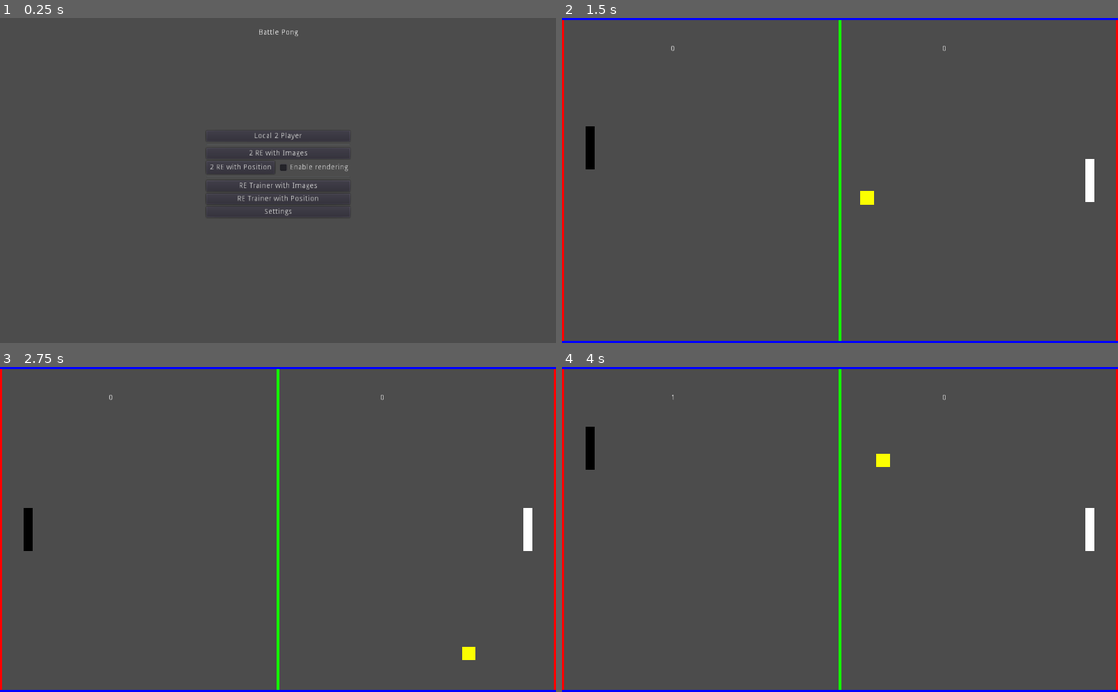
Above: before the commit, frames 1-4 (two rows, left to right).
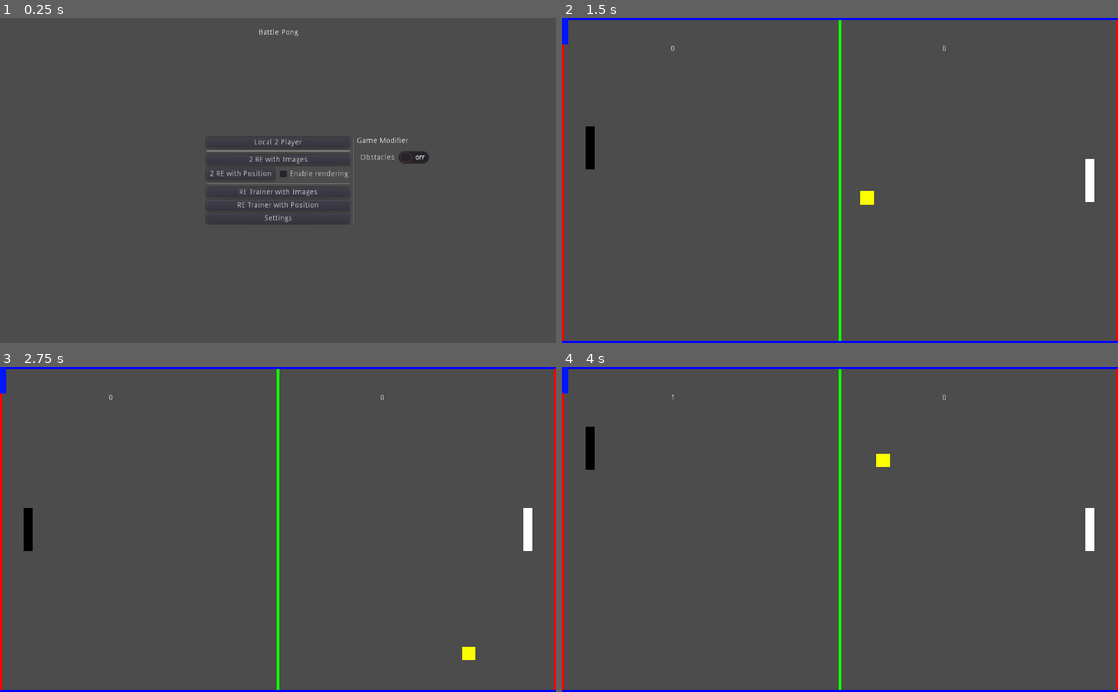
Above: after the commit, the same moments.

Repository: Usatas/Battle-Pong
Game: Godot game, scene res://MainMenu.tscn
Same seed, same stepped clock (60 frames per second), same inputs: the game is played once before the commit and once after it.
Inputs (mouse positions are in pixels of both pictures, inside the frame that each line leads up to):
- Up to frame 1 (0.25 s): no input
- Up to frame 2 (1.5 s): click "Local 2 Player" at 0.5 s; tap Space (start_game) at 1.25, 1.35 s; move the mouse to (962, 164) at 1.27 s; hold W (player_one_up) from 1.28 s (still down); click (962, 164) at 1.42 s
- Up to frame 3 (2.75 s): move the mouse to (166, 545) at 2.02 s; release W (player_one_up) at 2.03 s; hold S (player_one_down) from 2.03 s (still down); tap Space (start_game) at 2.1 s
- Up to frame 4 (4 s): move the mouse to (895, 458) at 2.77 s; release S (player_one_down) at 2.78 s; hold W (player_one_up) from 2.78 s (still down); tap Space (start_game) at 2.85, 3.5, 3.6 s; move the mouse to (812, 594) at 3.52 s; click (812, 594) at 3.67 s

The runs differ from the first frame. In frame 1, 1.7% of the frame differs, in the area x 37-78%, y 35-64%; in frame 2, less than 0.1%; in frame 3, less than 0.1%; in frame 4, less than 0.1%.

Commit message:
# Einfuehrung der von oben nach unten fallenden Hindernisse * Koennen im Hauptmenue eingeschaltet werden * Die Geschwindigkeit ist vorerst noch im Code Obstacle.gd festeingestellt, wird in zukuenftigen Commits aber dynamisch gestaltet * Eine Einstellung ueber das SettingsWindow ist ebenfalls geplant * Sobald das Hindernisses den unteren Bildschirmrand vollstaendig verlassen hat, wird die der Block auf den Oberen Rand gesetzt, von wo aus das Hinternis sich wieder herunter bewegt

Diff:
--- a/Battle Pong/Ball.gd
+++ b/Battle Pong/Ball.gd
@@ -41,7 +41,8 @@
                 ball_hit_paddle(get_tree().get_root().find_node("PlayerOne", true, false).position, get_tree().get_root().find_node("PlayerOne", true, false).get_shape(), true)
             elif collision.collider.name == "PlayerTwo":
                 ball_hit_paddle(get_tree().get_root().find_node("PlayerTwo", true, false).position, get_tree().get_root().find_node("PlayerTwo", true, false).get_shape(), false)
-
+            elif collision.collider.name =="Obstacle":
+                velocity = velocity.bounce(collision.normal)
                 pass
                 # velocity.x *=-1
                 # var localCollisionPos = collision.Position - collision.collider.Position;
--- a/Battle Pong/GameSettings.gd
+++ b/Battle Pong/GameSettings.gd
@@ -4,6 +4,7 @@
 export var learn_with_images = true
 export var trainings_mode_enabled = false
 export var local_two_player = false
+export var obstacles_enabled = false
 
 # Constant values !!!! Keep always up to date !!!
 var display_window_width = 1024
--- a/Battle Pong/Main.gd
+++ b/Battle Pong/Main.gd
@@ -16,6 +16,8 @@
 var action_player_two =  InputEventAction.new()
 var next_step_player_two = false
 var action_trainer_two = ""
+
+
 
 var Ball = preload("Ball.tscn")
 var ball = Ball.instance()
@@ -75,10 +77,16 @@
     set_ball()
     $PlayerOne.start($StartPositionPlayerOne.position)
     $PlayerTwo.start($StartPositionPlayerTwo.position)
+    if $"/root/GameSettings".obstacles_enabled:
+        set_obstacle()
+
     display_message()
     update_score()
     pause()
 
+func set_obstacle():
+
+    $Obstacle.start($StartPositionObstacleTop.position)
 
 func _input(_event):
     if Input.is_key_pressed(KEY_SPACE):
@@ -93,6 +101,7 @@
         update_score()
     playing = true
     ball.set_playing(playing)
+    $Obstacle.set_playing(playing)
     $DisplayMessage.visible = false
 
 
@@ -130,6 +139,8 @@
         display_message()
         playing = false
         score_event = false
+        $Obstacle.set_playing(playing)
+
 
 
 func update_score():
@@ -169,6 +180,7 @@
         else:
             message = P2_WIN
         display_message()
+
 
 
 
@@ -383,12 +395,14 @@
     ball.set_pause(true)
     $PlayerOne.set_pause(true)
     $PlayerTwo.set_pause(true)
+    $Obstacle.set_pause(true)
 
 func unpause():
     #print("unpause")
     ball.set_pause(false)
     $PlayerOne.set_pause(false)
     $PlayerTwo.set_pause(false)
+    $Obstacle.set_pause(false)
 
 
 func _on_LocalTwoPlayerTimer_timeout():
@@ -396,5 +410,7 @@
     $PlayerOne.run(game_playtime_per_step)
     $PlayerTwo.run(game_playtime_per_step)
     ball.run(game_playtime_per_step)
+    if $"/root/GameSettings".obstacles_enabled:
+        $Obstacle.run(game_playtime_per_step)
     timeout()
     pass # Replace with function body.
--- a/Battle Pong/Main.tscn
+++ b/Battle Pong/Main.tscn
@@ -1,8 +1,10 @@
-[gd_scene load_steps=4 format=2]
+[gd_scene load_steps=6 format=2]
 
 [ext_resource path="res://Player.tscn" type="PackedScene" id=1]
 [ext_resource path="res://Main.gd" type="Script" id=2]
 [ext_resource path="res://Wall.tscn" type="PackedScene" id=3]
+[ext_resource path="res://Obstacle.tscn" type="PackedScene" id=4]
+[ext_resource path="res://Obstacle.gd" type="Script" id=5]
 
 [node name="Node2D" type="Node2D"]
 pause_mode = 2
@@ -85,6 +87,15 @@
 
 [node name="LocalTwoPlayerTimer" type="Timer" parent="."]
 wait_time = 0.01
+
+[node name="Obstacle" parent="." instance=ExtResource( 4 )]
+script = ExtResource( 5 )
+
+[node name="StartPositionObstacleTop" type="Position2D" parent="."]
+position = Vector2( 512, 0 )
+
+[node name="StartPositionObstacleBottom" type="Position2D" parent="."]
+position = Vector2( 512, 600 )
 [connection signal="hit" from="PlayerTwo" to="." method="_on_PlayerTwo_hit"]
 [connection signal="hit" from="PlayerOne" to="." method="_on_PlayerOne_hit"]
 [connection signal="timeout" from="LocalTwoPlayerTimer" to="." method="_on_LocalTwoPlayerTimer_timeout"]
--- a/Battle Pong/MainMenu.gd
+++ b/Battle Pong/MainMenu.gd
@@ -70,3 +70,10 @@
 
 func _on_but_settings_pressed():
     get_tree().change_scene("res://SettingsWindow.tscn")
+
+
+
+func _on_ckb_Obstackles_pressed():
+    $"/root/GameSettings".obstacles_enabled = $HBoxContainer/VBoxContainer/ckb_Obstackles.pressed
+    print($"/root/GameSettings".obstacles_enabled)
+    pass # Replace with function body.
--- a/Battle Pong/MainMenu.tscn
+++ b/Battle Pong/MainMenu.tscn
@@ -24,46 +24,53 @@
 "_edit_use_anchors_": false
 }
 
-[node name="vbox_two_learner" type="VBoxContainer" parent="."]
+[node name="HBoxContainer" type="HBoxContainer" parent="."]
 anchor_left = 0.5
 anchor_top = 0.5
 anchor_right = 0.5
 anchor_bottom = 0.5
 margin_left = -132.5
-margin_top = -92.0
+margin_top = -80.0
 margin_right = 132.5
-margin_bottom = 92.0
+margin_bottom = 80.0
 __meta__ = {
 "_edit_use_anchors_": false
 }
 
-[node name="but_local_two_player" type="Button" parent="vbox_two_learner"]
+[node name="vbox_two_learner" type="VBoxContainer" parent="HBoxContainer"]
+margin_right = 265.0
+margin_bottom = 160.0
+__meta__ = {
+"_edit_use_anchors_": false
+}
+
+[node name="but_local_two_player" type="Button" parent="HBoxContainer/vbox_two_learner"]
 margin_right = 265.0
 margin_bottom = 20.0
 text = "Local 2 Player"
 
-[node name="HSeparator2" type="HSeparator" parent="vbox_two_learner"]
+[node name="HSeparator2" type="HSeparator" parent="HBoxContainer/vbox_two_learner"]
 margin_top = 24.0
 margin_right = 265.0
 margin_bottom = 28.0
 
-[node name="but_two_re_with_images" type="Button" parent="vbox_two_learner"]
+[node name="but_two_re_with_images" type="Button" parent="HBoxContainer/vbox_two_learner"]
 margin_top = 32.0
 margin_right = 265.0
 margin_bottom = 52.0
 text = "2 RE with Images"
 
-[node name="HBoxContainer" type="HBoxContainer" parent="vbox_two_learner"]
+[node name="HBoxContainer" type="HBoxContainer" parent="HBoxContainer/vbox_two_learner"]
 margin_top = 56.0
 margin_right = 265.0
 margin_bottom = 80.0
 
-[node name="but_two_re_with_position" type="Button" parent="vbox_two_learner/HBoxContainer"]
+[node name="but_two_re_with_position" type="Button" parent="HBoxContainer/vbox_two_learner/HBoxContainer"]
 margin_right = 126.0
 margin_bottom = 24.0
 text = "2 RE with Position"
 
-[node name="cb_rendering_enabled" type="CheckBox" parent="vbox_two_learner/HBoxContainer"]
+[node name="cb_rendering_enabled" type="CheckBox" parent="HBoxContainer/vbox_two_learner/HBoxContainer"]
 margin_left = 130.0
 margin_right = 265.0
 margin_bottom = 24.0
@@ -72,28 +79,49 @@
 "_edit_use_anchors_": false
 }
 
-[node name="HSeparator" type="HSeparator" parent="vbox_two_learner"]
+[node name="HSeparator" type="HSeparator" parent="HBoxContainer/vbox_two_learner"]
 margin_top = 84.0
 margin_right = 265.0
 margin_bottom = 88.0
 
-[node name="but_trainer_with_images" type="Button" parent="vbox_two_learner"]
+[node name="but_trainer_with_images" type="Button" parent="HBoxContainer/vbox_two_learner"]
 margin_top = 92.0
 margin_right = 265.0
 margin_bottom = 112.0
 text = "RE Trainer with Images"
 
-[node name="but_trainer_with_position" type="Button" parent="vbox_two_learner"]
+[node name="but_trainer_with_position" type="Button" parent="HBoxContainer/vbox_two_learner"]
 margin_top = 116.0
 margin_right = 265.0
 margin_bottom = 136.0
 text = "RE Trainer with Position"
 
-[node name="but_settings" type="Button" parent="vbox_two_learner"]
+[node name="but_settings" type="Button" parent="HBoxContainer/vbox_two_learner"]
 margin_top = 140.0
 margin_right = 265.0
 margin_bottom = 160.0
 text = "Settings"
+
+[node name="VSeparator" type="VSeparator" parent="HBoxContainer"]
+margin_left = 269.0
+margin_right = 273.0
+margin_bottom = 160.0
+
+[node name="VBoxContainer" type="VBoxContainer" parent="HBoxContainer"]
+margin_left = 277.0
+margin_right = 421.0
+margin_bottom = 160.0
+
+[node name="lbl_GameModifier" type="Label" parent="HBoxContainer/VBoxContainer"]
+margin_right = 144.0
+margin_bottom = 14.0
+text = "Game Modifier"
+
+[node name="ckb_Obstackles" type="CheckButton" parent="HBoxContainer/VBoxContainer"]
+margin_top = 18.0
+margin_right = 144.0
+margin_bottom = 58.0
+text = "Obstacles"
 
 [node name="lbl_game_running" type="Label" parent="."]
 visible = false
@@ -107,10 +135,11 @@
 __meta__ = {
 "_edit_use_anchors_": false
 }
-[connection signal="pressed" from="vbox_two_learner/but_local_two_player" to="." method="_on_but_local_two_player_pressed"]
-[connection signal="pressed" from="vbox_two_learner/but_two_re_with_images" to="." method="_on_but_two_re_with_images_pressed"]
-[connection signal="pressed" from="vbox_two_learner/HBoxContainer/but_two_re_with_position" to="." method="_on_but_two_re_with_position_pressed"]
-[connection signal="pressed" from="vbox_two_learner/HBoxContainer/cb_rendering_enabled" to="." method="_on_cb_rendering_enabled_pressed"]
-[connection signal="pressed" from="vbox_two_learner/but_trainer_with_images" to="." method="_on_but_trainer_with_images_pressed"]
-[connection signal="pressed" from="vbox_two_learner/but_trainer_with_position" to="." method="_on_but_trainer_with_position_pressed"]
-[connection signal="pressed" from="vbox_two_learner/but_settings" to="." method="_on_but_settings_pressed"]
+[connection signal="pressed" from="HBoxContainer/vbox_two_learner/but_local_two_player" to="." method="_on_but_local_two_player_pressed"]
+[connection signal="pressed" from="HBoxContainer/vbox_two_learner/but_two_re_with_images" to="." method="_on_but_two_re_with_images_pressed"]
+[connection signal="pressed" from="HBoxContainer/vbox_two_learner/HBoxContainer/but_two_re_with_position" to="." method="_on_but_two_re_with_position_pressed"]
+[connection signal="pressed" from="HBoxContainer/vbox_two_learner/HBoxContainer/cb_rendering_enabled" to="." method="_on_cb_rendering_enabled_pressed"]
+[connection signal="pressed" from="HBoxContainer/vbox_two_learner/but_trainer_with_images" to="." method="_on_but_trainer_with_images_pressed"]
+[connection signal="pressed" from="HBoxContainer/vbox_two_learner/but_trainer_with_position" to="." method="_on_but_trainer_with_position_pressed"]
+[connection signal="pressed" from="HBoxContainer/vbox_two_learner/but_settings" to="." method="_on_but_settings_pressed"]
+[connection signal="pressed" from="HBoxContainer/VBoxContainer/ckb_Obstackles" to="." method="_on_ckb_Obstackles_pressed"]
--- /dev/null
+++ b/Battle Pong/Obstacle.gd
@@ -0,0 +1,62 @@
+extends StaticBody2D
+
+
+# Declare member variables here. Examples:
+# var a = 2
+# var b = "text"
+var min_speed = 300
+var max_speed = 700
+var speed=0
+var start_position
+var playing = false
+var is_paused = true
+var obstacle_size
+var top_position
+var bottom_position
+# Called when the node enters the scene tree for the first time.
+func _ready():
+    randomize()
+    #speed = rand_range(min_speed, max_speed)
+    speed = 500
+
+    obstacle_size =$CollisionShape2D.shape.extents
+    top_position = 0- obstacle_size.y
+    bottom_position = $"/root/GameSettings".display_window_height + obstacle_size.y
+    pass # Replace with function body.
+
+
+func run(delta):
+    if playing and not is_paused:
+        self.rotation = 0
+        #self.linear_velocity = Vector2(dx, dy) * delta * speed
+        #var move = velocity.normalized() * delta * speed
+        #print(delta)
+        #var collision = self.move(move, false)
+
+
+        var velocity = Vector2()  # The player's movement vector.
+        # Hier kommt die Erweiterung hin um Obstacles von oben oder unten kommen zu lassen
+            #if true:
+        velocity.y += 1
+        #  else:
+        #      velocity.y -= 1
+
+        if velocity.length() > 0:
+            velocity = velocity.normalized() * speed
+
+        position += velocity * delta
+        if position.y >bottom_position:
+            position = start_position
+
+func start(pos):
+    start_position = pos
+    start_position.y = top_position
+    position = start_position
+    show()
+
+func set_playing(_playing):
+    playing = _playing
+
+func set_pause(value):
+    get_tree().paused=value
+    is_paused = value
--- a/Battle Pong/Obstacle.tscn
+++ b/Battle Pong/Obstacle.tscn
@@ -1,7 +1,7 @@
 [gd_scene load_steps=2 format=2]
 
 [sub_resource type="RectangleShape2D" id=1]
-extents = Vector2( 19.9777, 20.0466 )
+extents = Vector2( 12.0822, 49.3651 )
 
 [node name="Obstacle" type="StaticBody2D"]
 pause_mode = 1
@@ -12,10 +12,10 @@
 shape = SubResource( 1 )
 
 [node name="ColorRect" type="ColorRect" parent="."]
-margin_left = -20.0
-margin_top = -20.0
-margin_right = 20.0
-margin_bottom = 20.0
+margin_left = -12.0
+margin_top = -49.0
+margin_right = 12.0
+margin_bottom = 49.0
 color = Color( 0, 0.0862745, 1, 1 )
 __meta__ = {
 "_edit_use_anchors_": false
